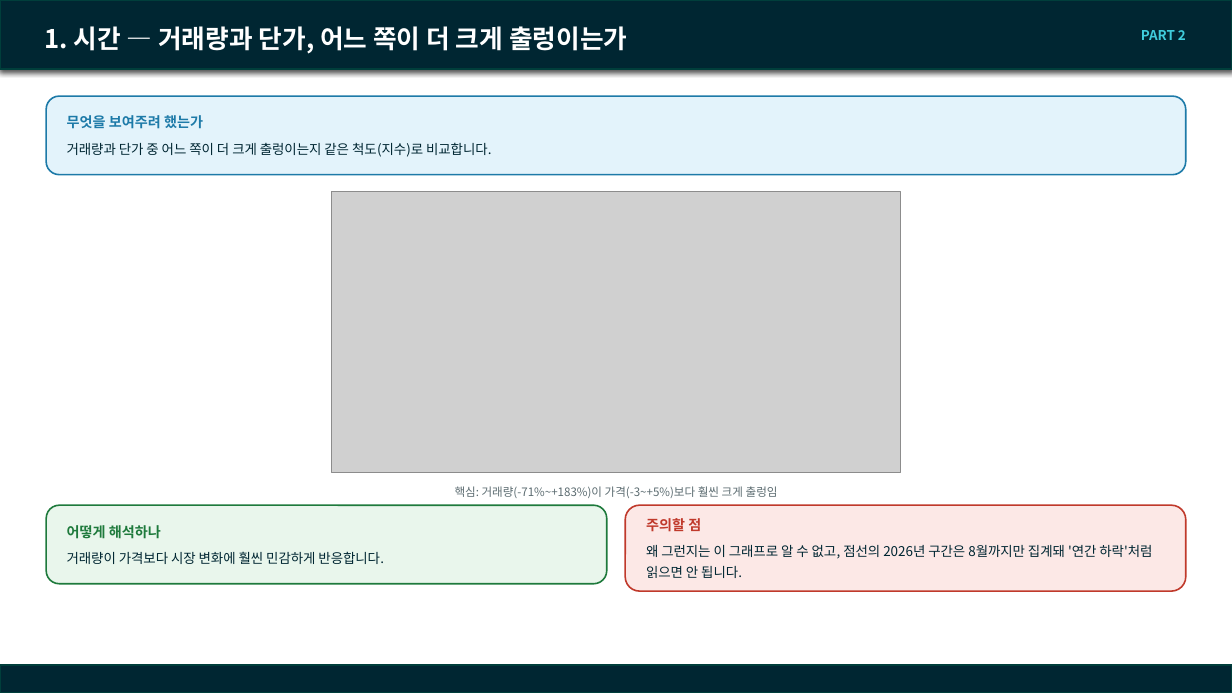
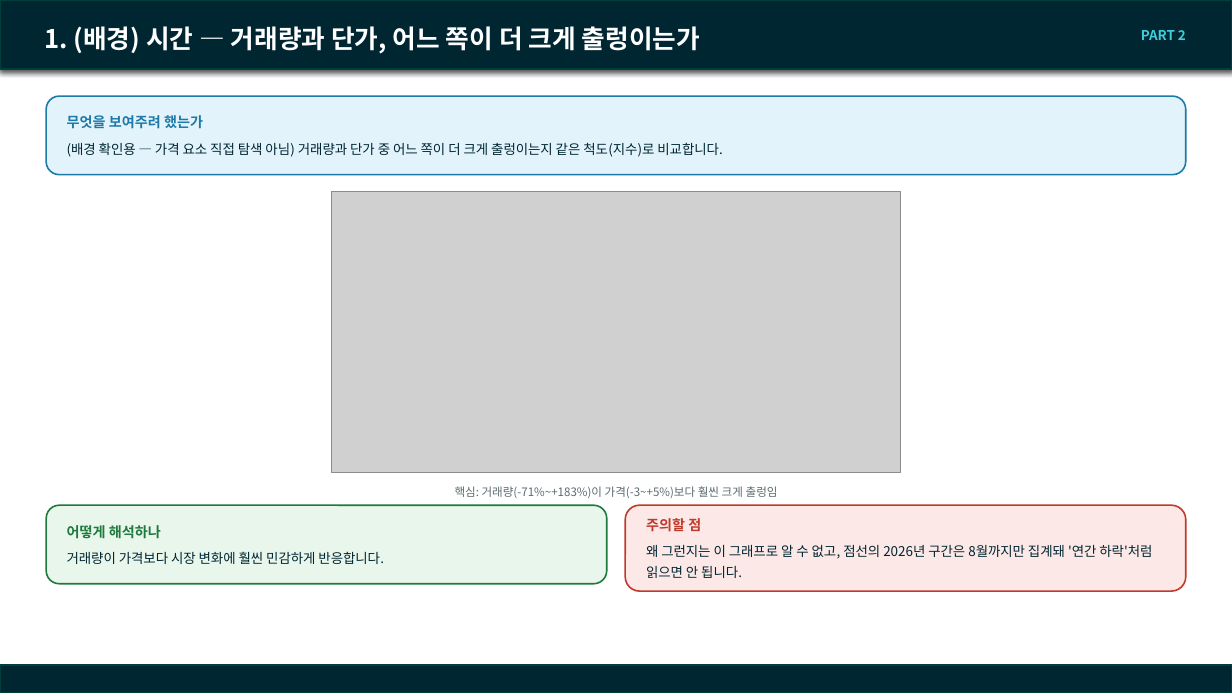
Before and after one commit to SunooJ-KR/Boomingup, a slide deck: slide 5 of eda/docs/260916_team_meeting.pptx. Drawn at 1232x693 pixels with LibreOffice and Linux fonts; fonts in the diff are those of the drawing; grey boxes stand for pictures; background and template pictures are left out. Boxes give left, top, right and bottom in pixels: in the first picture for what was removed or moved away, otherwise in the second. Text is boxed around its words. In the diff, an @@ line names an element or a change of style, - is before the commit and + after.

Commit message:
docs(eda): 1번 축을 "(배경)"으로 명시해 요소 탐색 축과 구분
1번 축(시간·거래량)은 2~9번 축과 달리 "이 요소가 가격에 영향을 주는가"를
직접 테스트한 게 아니라, 가격이 시간·정책 충격에 원래 얼마나 민감한
값인지 확인한 배경 정보라는 점을 목차·슬라이드 제목·목적 박스에
"(배경)" 표시로 명확히 구분했다(10번 축의 "(외부)" 표시와 같은 방식).

```diff
--- a/eda/docs/260916_team_meeting.pptx
+++ b/eda/docs/260916_team_meeting.pptx
@@ title at box(44, 26, 700, 54): text changed @@
-1. 시간 — 거래량과 단가, 어느 쪽이 더 크게 출렁이는가
+1. (배경) 시간 — 거래량과 단가, 어느 쪽이 더 크게 출렁이는가
@@ text in rounded rectangle at box(67, 142, 722, 157): text changed @@
-거래량과 단가 중 어느 쪽이 더 크게 출렁이는지 같은 척도(지수)로 비교합니다.
+(배경 확인용 — 가격 요소 직접 탐색 아님) 거래량과 단가 중 어느 쪽이 더 크게 출렁이는지 같은 척도(지수)로 비교합니다.
```
Also in this commit, not shown: 2 other slides changed, 1 other file.
